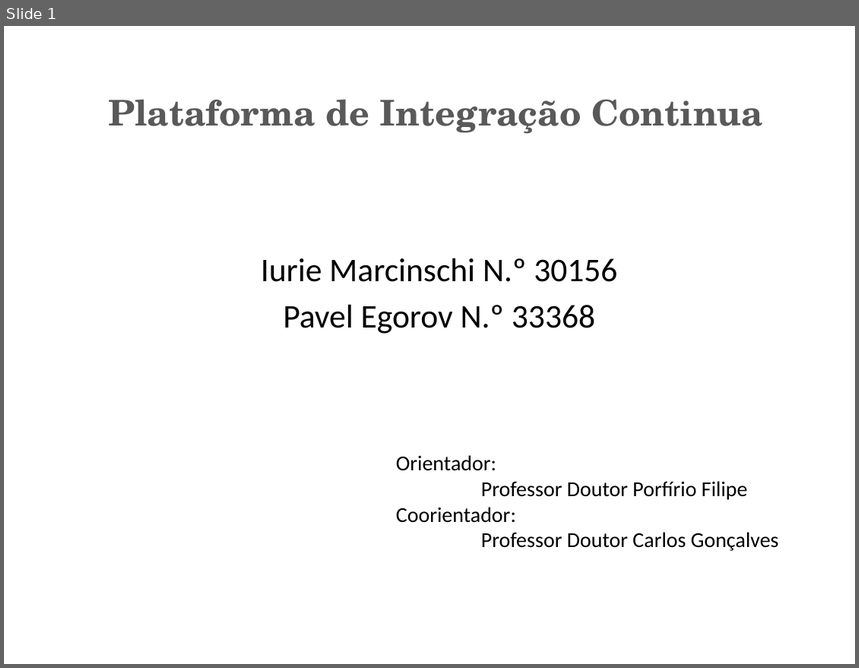
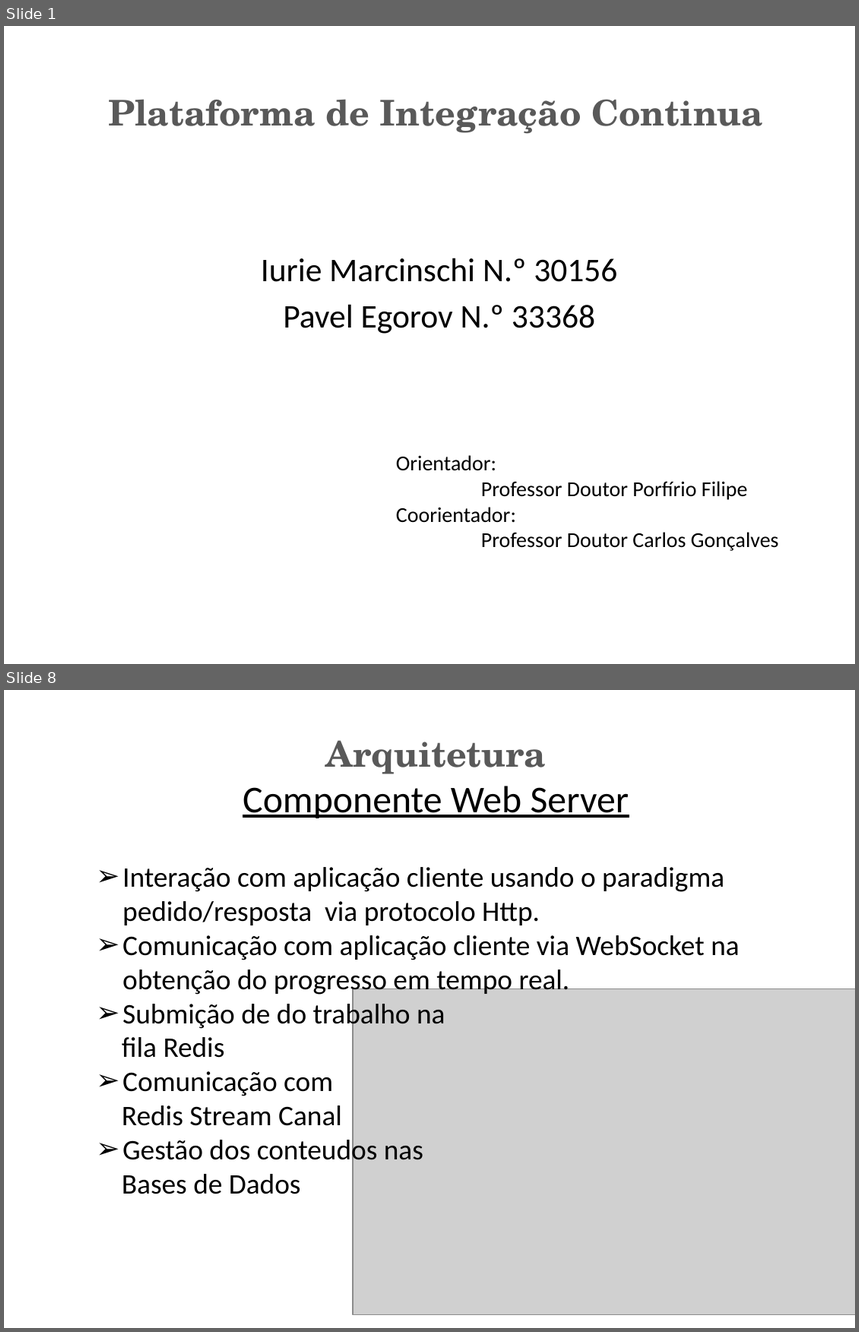
Before and after one commit to marcinschi-iuri/ciaasDocs, a slide deck: PCIS.pptx. Shown one above the other, each under a label of ours: slide 1 before the commit, slides 1 and 8 after it; the slides between them are not shown. The pictures are 859x668 and 859x1332 pixels, drawn with LibreOffice and Linux fonts; fonts in the diff are those of the drawing; grey boxes stand for pictures. Boxes give left, top, right and bottom in pixels: in the first picture for what was removed or moved away, otherwise in the second. Text is boxed around its words. In the diff, an @@ line names an element or a change of style, - is before the commit and + after.

```diff
--- a/PCIS.pptx
+++ b/PCIS.pptx
@@ slide 8 added at bbox=[4, 690, 855, 1328], background #FFFFFF @@
@@ text added at bbox=[243, 740, 629, 818], 32 pt, text #000000, underline @@
+Arquitetura
+Componente Web Server
@@ text added at bbox=[122, 867, 739, 1195], 24 pt, text #000000 @@
+➢ Interação com aplicação cliente usando o paradigma pedido/resposta via protocolo Http.
+➢ Comunicação com aplicação cliente via WebSocket na obtenção do progresso em tempo real.
+➢ Submição de do trabalho na
+fila Redis
+➢ Comunicação com
+Redis Stream Canal
+➢ Gestão dos conteudos nas
+Bases de Dados
@@ picture added at bbox=[353, 989, 855, 1315] @@
```
Also in this commit, not shown: 5 slides changed, 7 other slides added, 1 slide removed.
